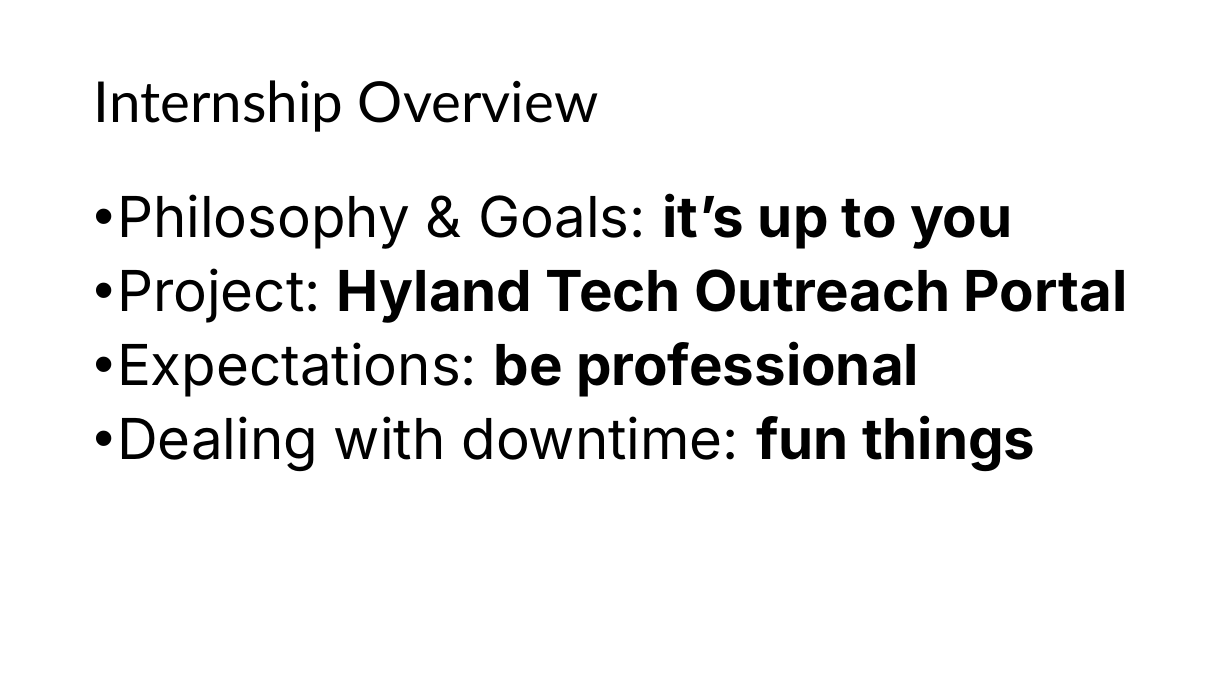
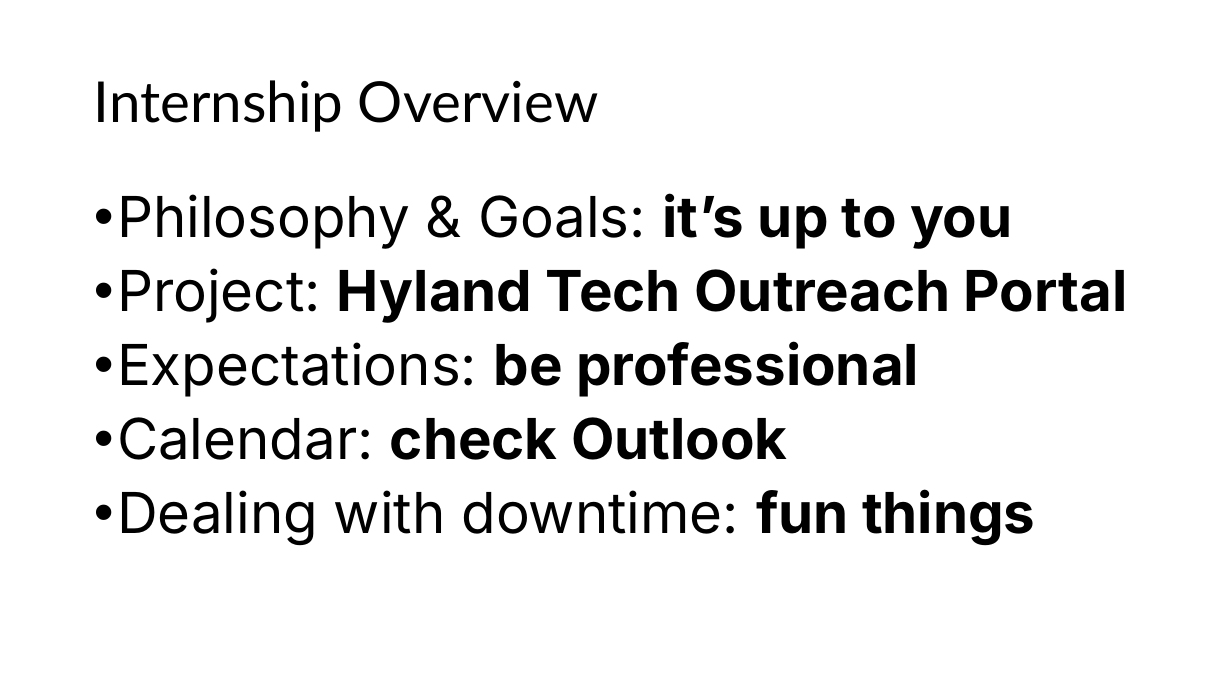
Before and after one commit to hylandtechoutreach/peeke-internship-2025, a slide deck: slide 4 of MeetTeam.pptx. Drawn at 1232x693 pixels with LibreOffice and Linux fonts; fonts in the diff are those of the drawing. Boxes give left, top, right and bottom in pixels: in the first picture for what was removed or moved away, otherwise in the second. Text is boxed around its words. In the diff, an @@ line names an element or a change of style, - is before the commit and + after.

```diff
--- a/MeetTeam.pptx
+++ b/MeetTeam.pptx
@@ text at (117, 417, 788, 460): paragraph added @@
+• Calendar: check Outlook
```
Also in this commit, not shown: 2 other slides changed, 2 slides added, 2 other files.
